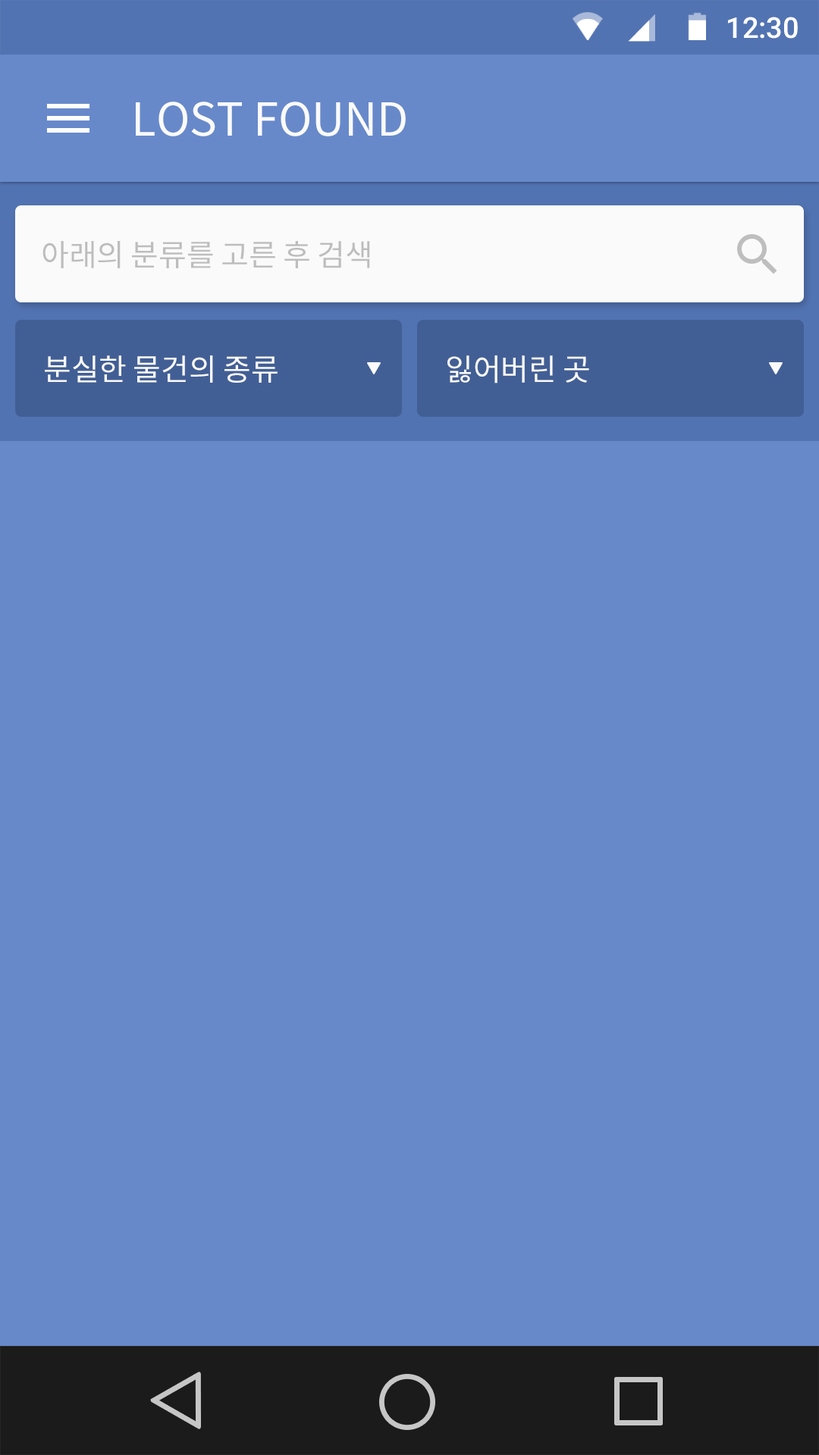
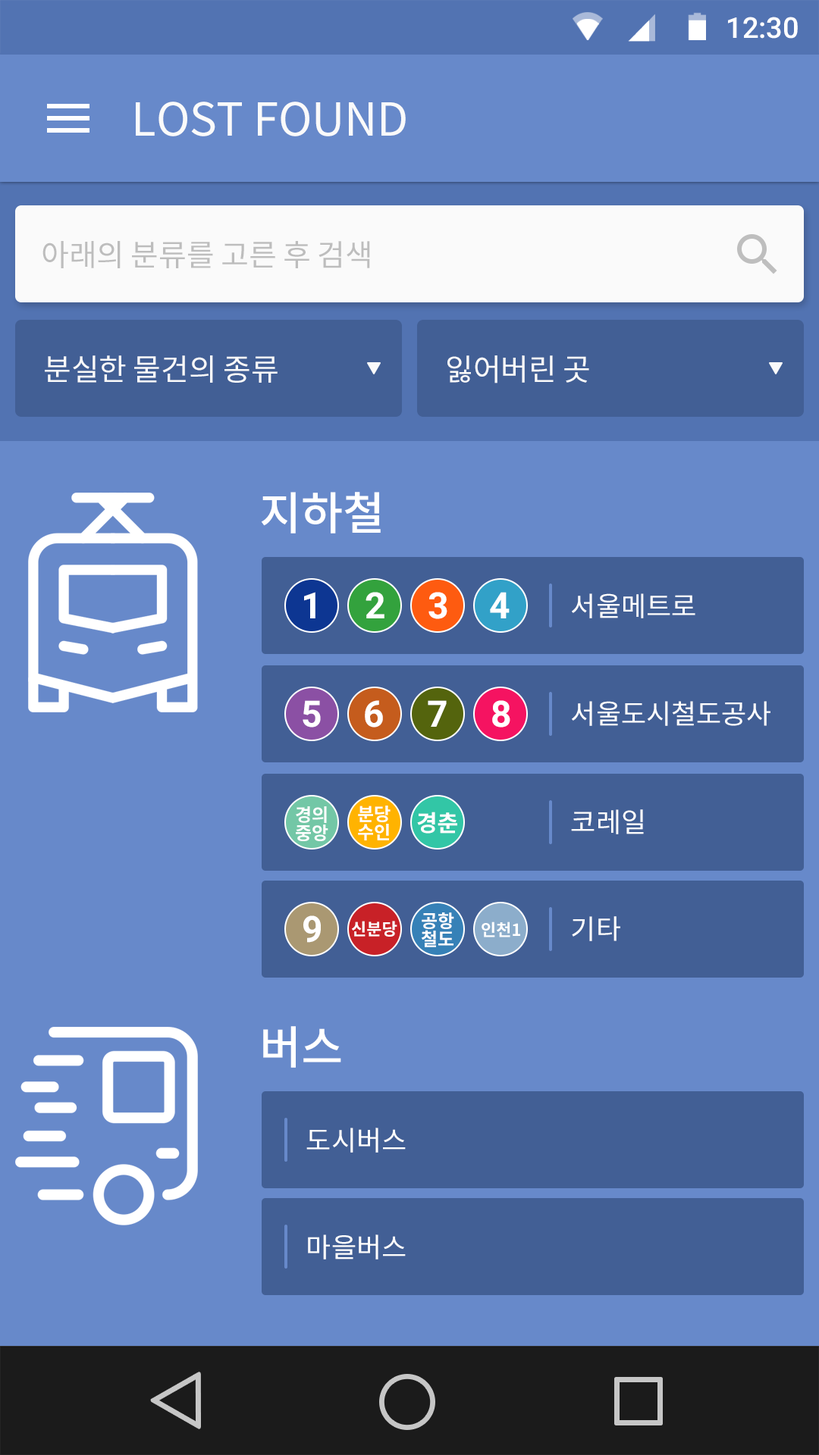
The second 819 × 1455 image is a revision of the first. Changes to its layers:
added group "bus" with 13 layers in group "Email" over 15, 867, 804, 1296
added group "maul BUS" with 4 layers in group "bus" over 15, 974, 804, 1296
added layer "사각형 2" (1st of 6, in "Email" › "bus" › "maul BUS") in group "maul BUS" over 261, 1198, 804, 1296
added group "dosi BUS" with 4 layers in group "bus" over 15, 867, 804, 1296
added layer "사각형 2" (2nd of 6, in "Email" › "bus" › "dosi BUS") in group "dosi BUS" over 261, 1091, 804, 1189
added group "Title" (1st of 2, in "Email" › "bus") with 2 layers in group "bus" over 15, 1026, 342, 1226
added layer "버스" in group "Title" over 263, 1026, 342, 1069
added layer "레이어 17" in group "Title" over 15, 1027, 198, 1226
added group "Train" with 65 layers in group "Email" over 20, 491, 804, 1122
added group "Guitar" with 15 layers in group "Train" over 261, 880, 804, 978
added layer "사각형 2" (3rd of 6, in "Email" › "Train" › "Guitar") in group "Guitar" over 261, 880, 804, 978
added group "Koreal" with 12 layers in group "Train" over 261, 773, 804, 871
added layer "사각형 2" (4th of 6, in "Email" › "Train" › "Koreal") in group "Koreal" over 261, 773, 804, 871
added group "SMRT" with 15 layers in group "Train" over 261, 665, 804, 763
added layer "서울도시철도공사" in group "SMRT" over 571, 701, 771, 727
added layer "사각형 2" (5th of 6, in "Email" › "Train" › "SMRT") in group "SMRT" over 261, 665, 804, 763
added group "Seoul Metro" with 16 layers in group "Train" over 20, 491, 804, 1122
added layer "서울메트로" in group "Seoul Metro" over 571, 593, 696, 619
added layer "사각형 2" (6th of 6, in "Email" › "Train" › "Seoul Metro") in group "Seoul Metro" over 261, 557, 804, 655
added group "Title" (2nd of 2, in "Email" › "Train") with 2 layers in group "Train" over 28, 491, 381, 713
added layer "지하철" in group "Title" over 260, 491, 381, 534
added layer "title icon" in group "Title" over 28, 492, 198, 713
…and 55 more changes (55 added)
